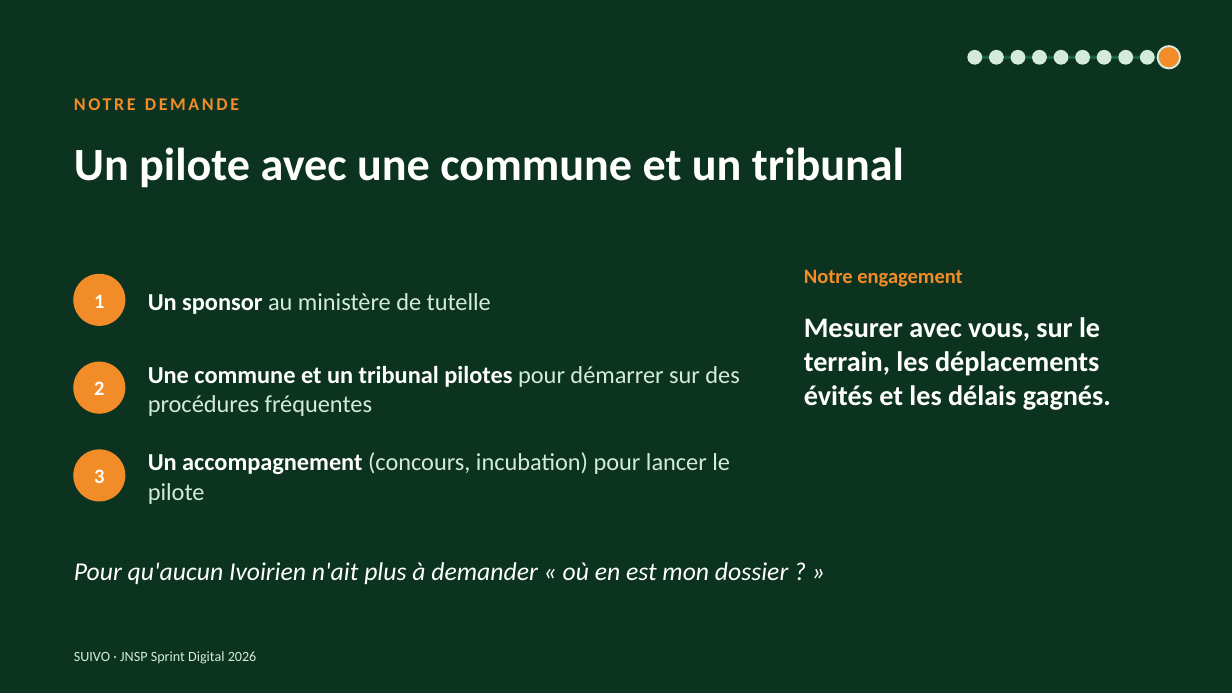
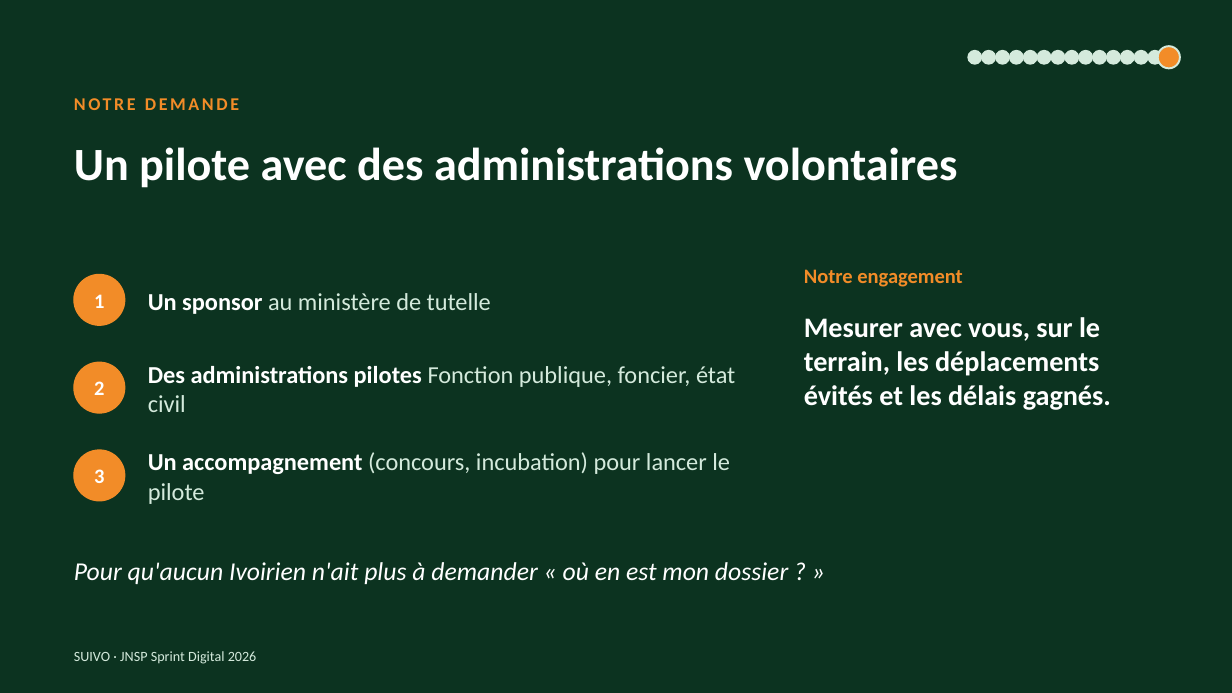
Before and after one commit to karl94/blog, a slide deck: slide 15 of jnsp-sprint-digital/08-pitch-deck/SUIVO-pitch-illustre.pptx (slide 10 before the commit). Drawn at 1232x693 pixels with LibreOffice and Linux fonts; fonts in the diff are those of the drawing. Boxes give left, top, right and bottom in pixels: in the first picture for what was removed or moved away, otherwise in the second. Text is boxed around its words. In the diff, an @@ line names an element or a change of style, - is before the commit and + after.

```diff
--- a/jnsp-sprint-digital/08-pitch-deck/SUIVO-pitch-illustre.pptx
+++ b/jnsp-sprint-digital/08-pitch-deck/SUIVO-pitch-illustre.pptx
@@ ellipse added at [982,51,995,64], fill #D4EADC, outline #D4EADC 1.5 pt @@
@@ ellipse: place and size @@
-ellipse at [990,51,1003,64]
+ellipse at [996,51,1009,64]
@@ ellipse added at [1024,51,1037,64], fill #D4EADC, outline #D4EADC 1.5 pt @@
@@ ellipse: place and size @@
-ellipse at [1033,51,1046,64]
+ellipse at [1038,51,1051,64]
@@ ellipse added at [1066,51,1079,64], fill #D4EADC, outline #D4EADC 1.5 pt @@
@@ ellipse: place and size @@
-ellipse at [1098,51,1111,64]
+ellipse at [1093,51,1106,64]
@@ ellipse added at [1107,51,1120,64], fill #D4EADC, outline #D4EADC 1.5 pt @@
@@ ellipse: place and size @@
-ellipse at [1141,51,1154,64]
+ellipse at [1135,51,1148,64]
@@ ellipse added at [1149,51,1162,64], fill #D4EADC, outline #D4EADC 1.5 pt @@
@@ text at [74,147,958,188]: text changed @@
-Un pilote avec une commune et un tribunal
+Un pilote avec des administrations volontaires
@@ text at [148,366,735,412]: text changed @@
-Une commune et un tribunal pilotes pour démarrer sur des procédures fréquentes
+Des administrations pilotes Fonction publique, foncier, état civil
```
Also in this commit, not shown: 9 other slides changed, 5 slides added, 4 other files.
